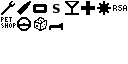
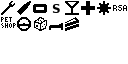
Layered file, before and after one edit (128x64). Changes by layer:
added layer "restaurant" above "hotel" over [65, 17, 79, 31]
